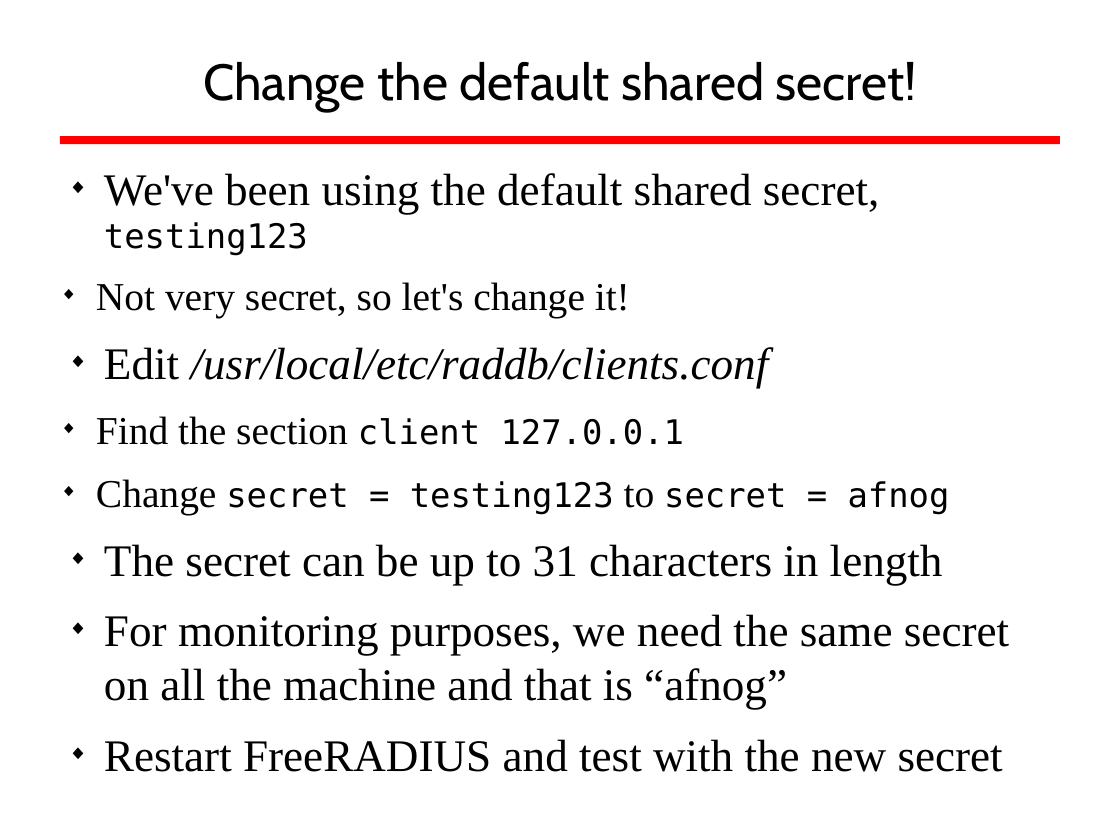
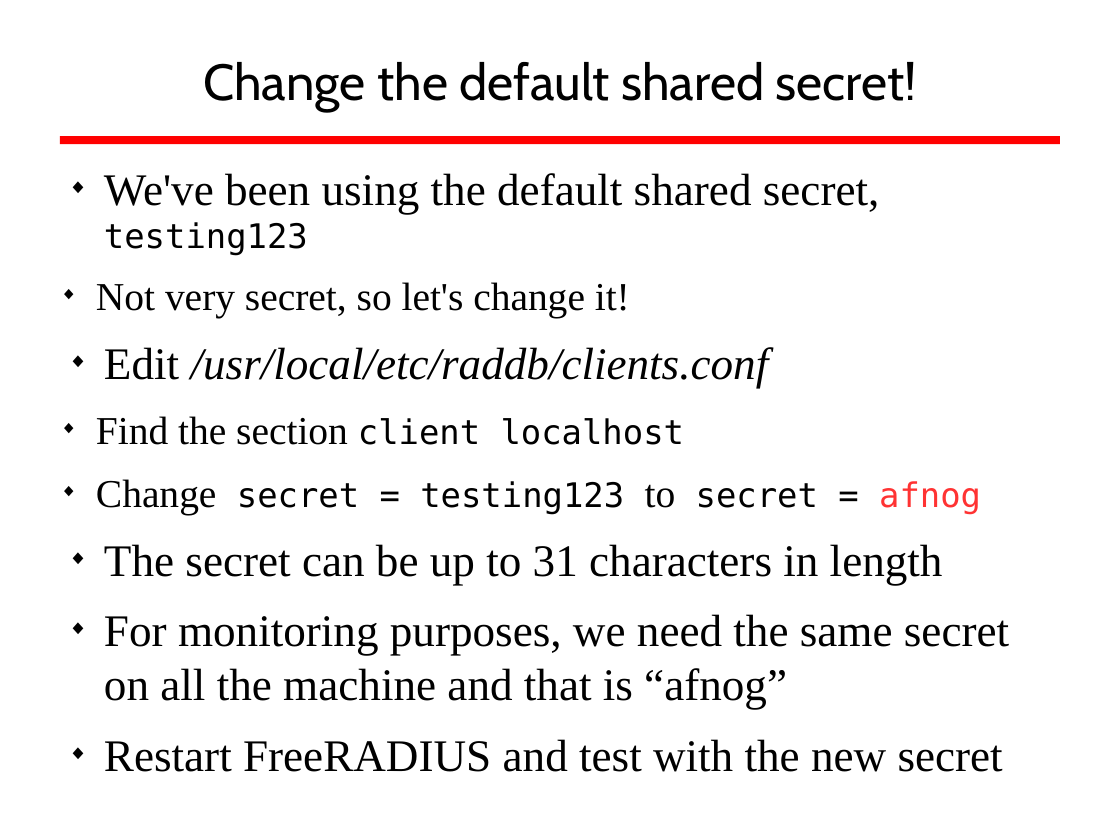
Before and after one commit to afnog/sse, a slide deck: slide 39 of radius/radius_presentation.odp. Drawn at 1120x840 pixels with LibreOffice and Linux fonts; fonts in the diff are those of the drawing; background and template pictures are left out. Boxes give left, top, right and bottom in pixels: in the first picture for what was removed or moved away, otherwise in the second. Text is boxed around its words. In the diff, an @@ line names an element or a change of style, - is before the commit and + after.

Commit message:
/ ‘radius/radius_presentation.odp’

```diff
--- a/radius/radius_presentation.odp
+++ b/radius/radius_presentation.odp
@@ text at (x1=96, y1=416, x2=684, y2=445): text changed @@
-  ◆ Find the section client 127.0.0.1
+  ◆ Find the section client localhost
@@ text at (x1=96, y1=479, x2=981, y2=515): text colour #000000 to #FF3333 in "afnog" @@
```
Also in this commit, not shown: 1 other slide changed.
